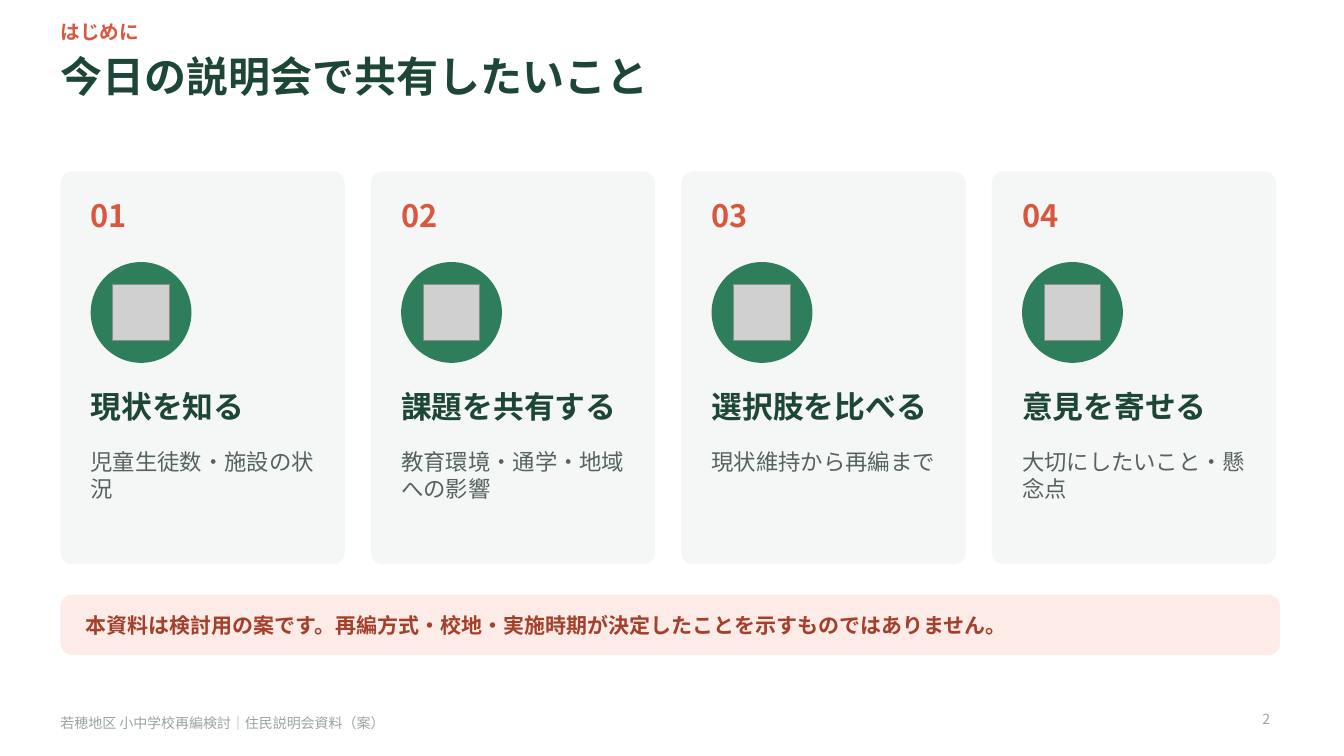
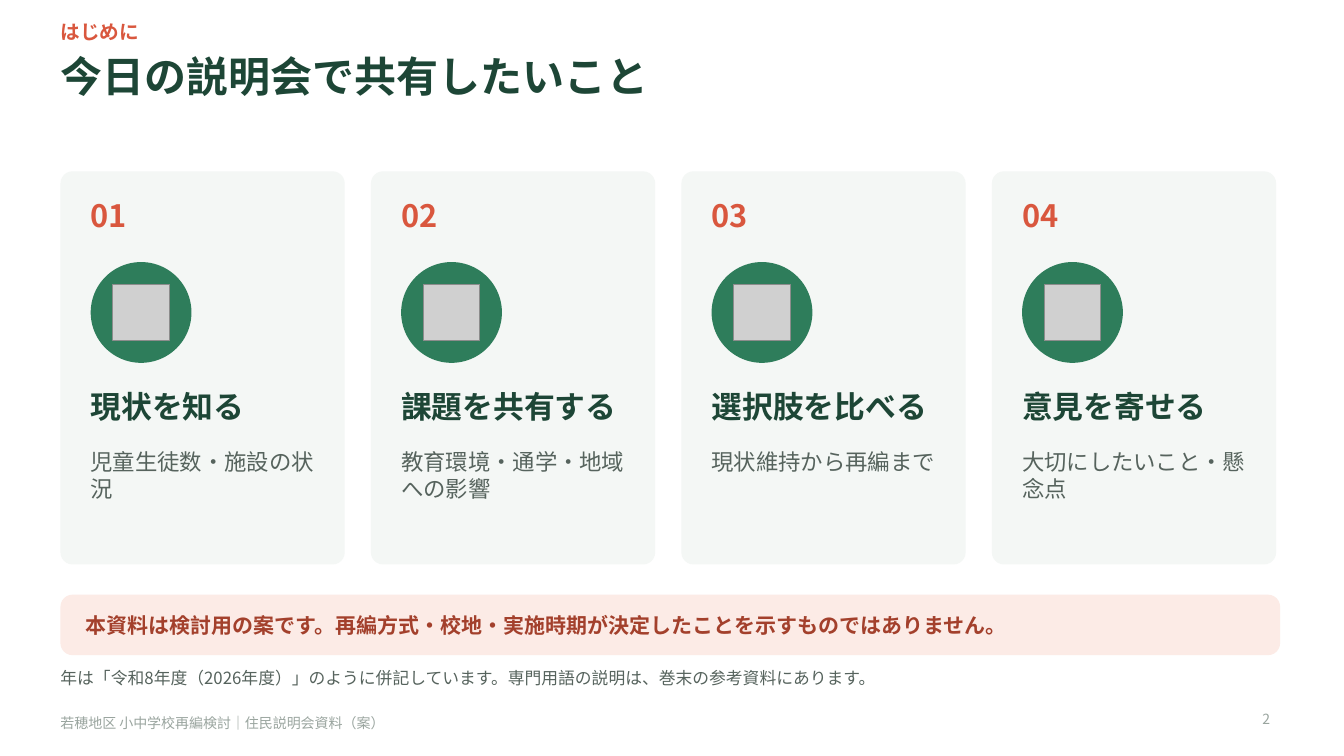
Before and after one commit to Masaki12008/GS, a slide deck: slide 2 of output/若穂地区_住民説明会資料.pptx. Drawn at 1344x756 pixels with LibreOffice and Linux fonts; fonts in the diff are those of the drawing; grey boxes stand for pictures. Boxes give left, top, right and bottom in pixels: in the first picture for what was removed or moved away, otherwise in the second. Text is boxed around its words. In the diff, an @@ line names an element or a change of style, - is before the commit and + after.

```diff
--- a/output/若穂地区_住民説明会資料.pptx
+++ b/output/若穂地区_住民説明会資料.pptx
@@ text added at <box>60,670,875,686</box>, 12 pt, text #56635D @@
+年は「令和8年度（2026年度）」のように併記しています。専門用語の説明は、巻末の参考資料にあります。
```
Also in this commit, not shown: 20 other slides changed, 2 slides added, 5 other files.
